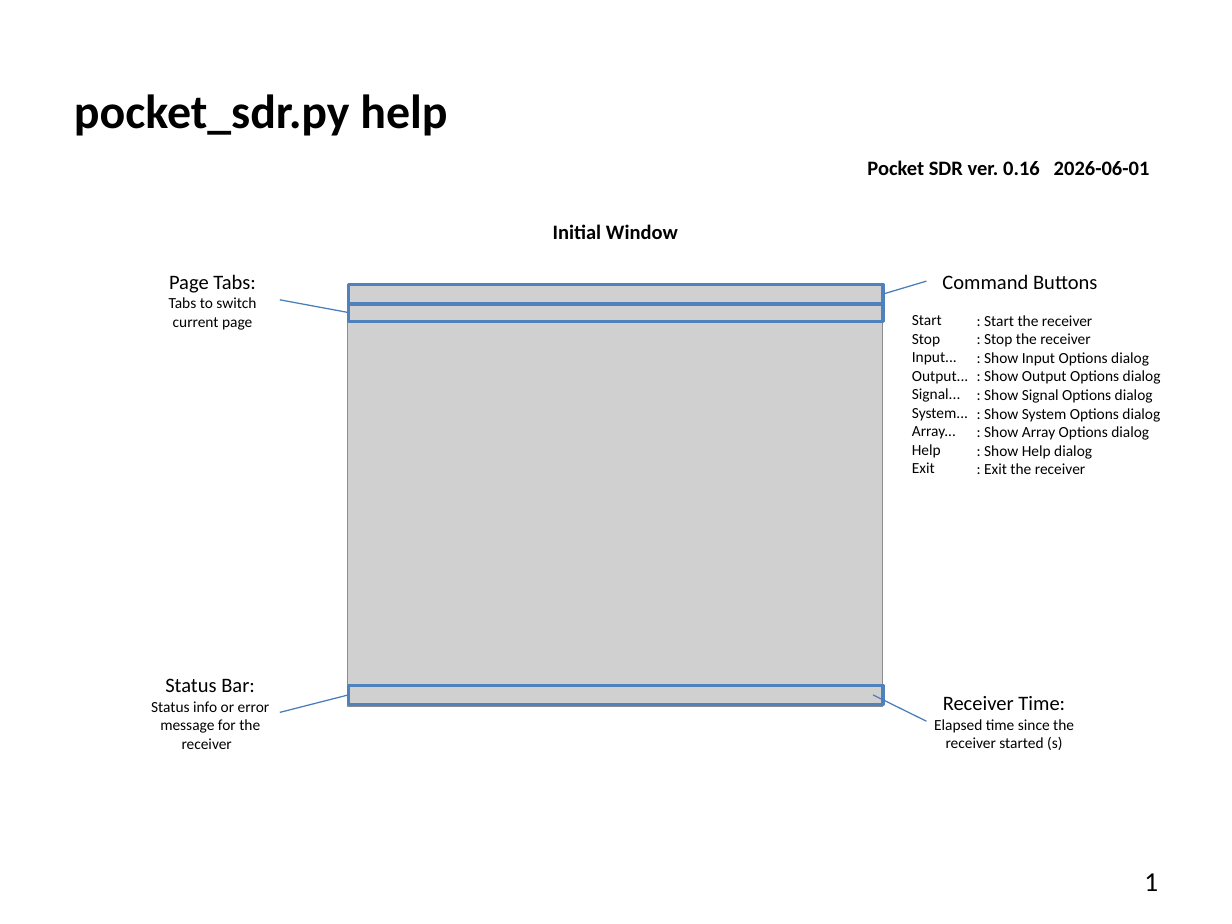
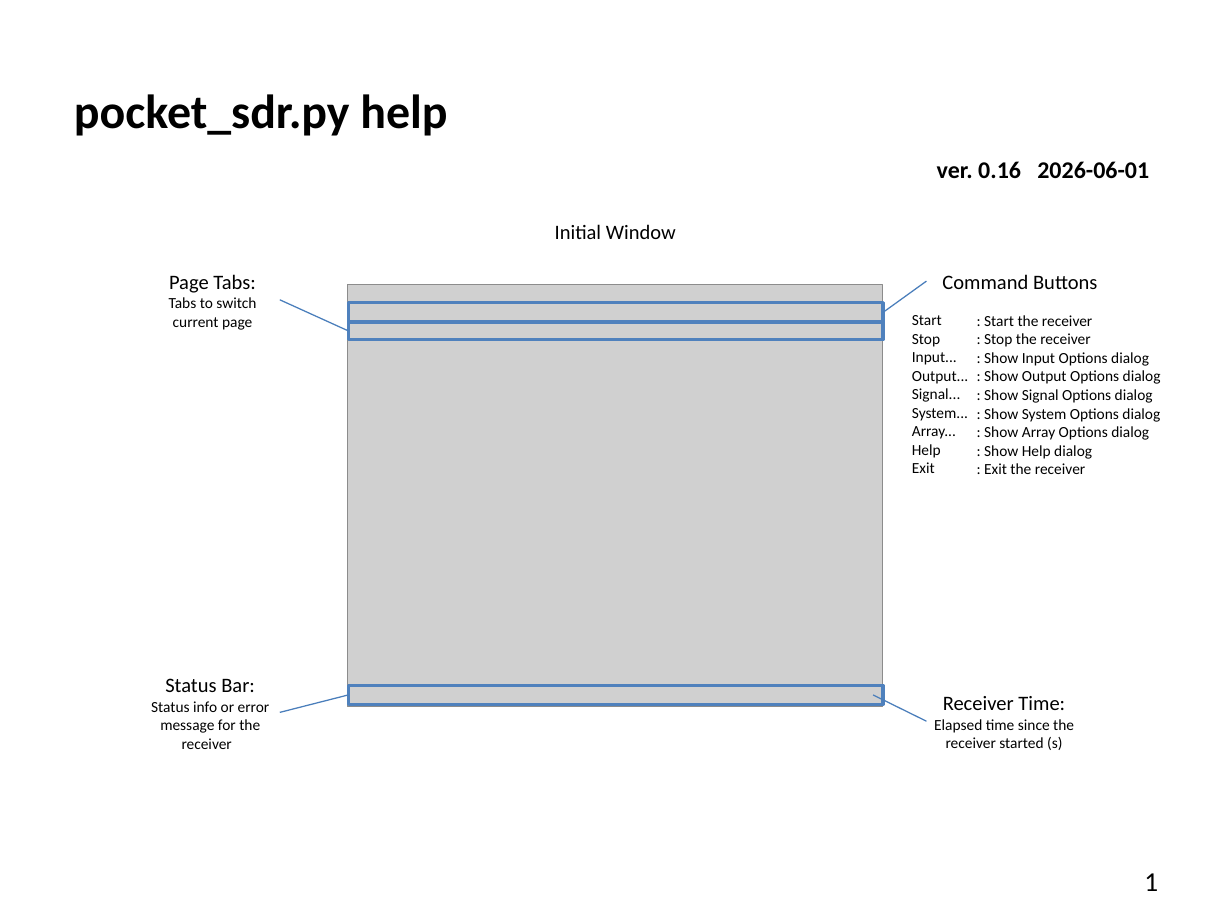
Before and after one commit to tomojitakasu/PocketSDR, a slide deck: slide 1 of doc/pocket_sdr_help.pptx. Drawn at 1232x924 pixels with LibreOffice and Linux fonts; fonts in the diff are those of the drawing; grey boxes stand for pictures. Boxes give left, top, right and bottom in pixels: in the first picture for what was removed or moved away, otherwise in the second. Text is boxed around its words. In the diff, an @@ line names an element or a change of style, - is before the commit and + after.

```diff
--- a/doc/pocket_sdr_help.pptx
+++ b/doc/pocket_sdr_help.pptx
@@ text at (x1=937, y1=161, x2=1149, y2=178): text changed; size 12 to 14 pt @@
-Pocket SDR ver. 0.16 2026-06-01
+ver. 0.16 2026-06-01
@@ text "Initial Window" at (x1=555, y1=224, x2=676, y2=239): bold off @@
@@ line moved from (349, 313) - (280, 299) to (349, 331) - (280, 299) @@
@@ line moved from (883, 294) - (926, 281) to (883, 313) - (926, 281) @@
@@ rectangle moved from (x1=349, y1=285, x2=883, y2=304) to (x1=349, y1=303, x2=883, y2=323) @@
@@ rectangle moved from (x1=349, y1=304, x2=883, y2=322) to (x1=349, y1=323, x2=883, y2=340) @@
```
Also in this commit, not shown: 8 other slides changed, 4 other files.
